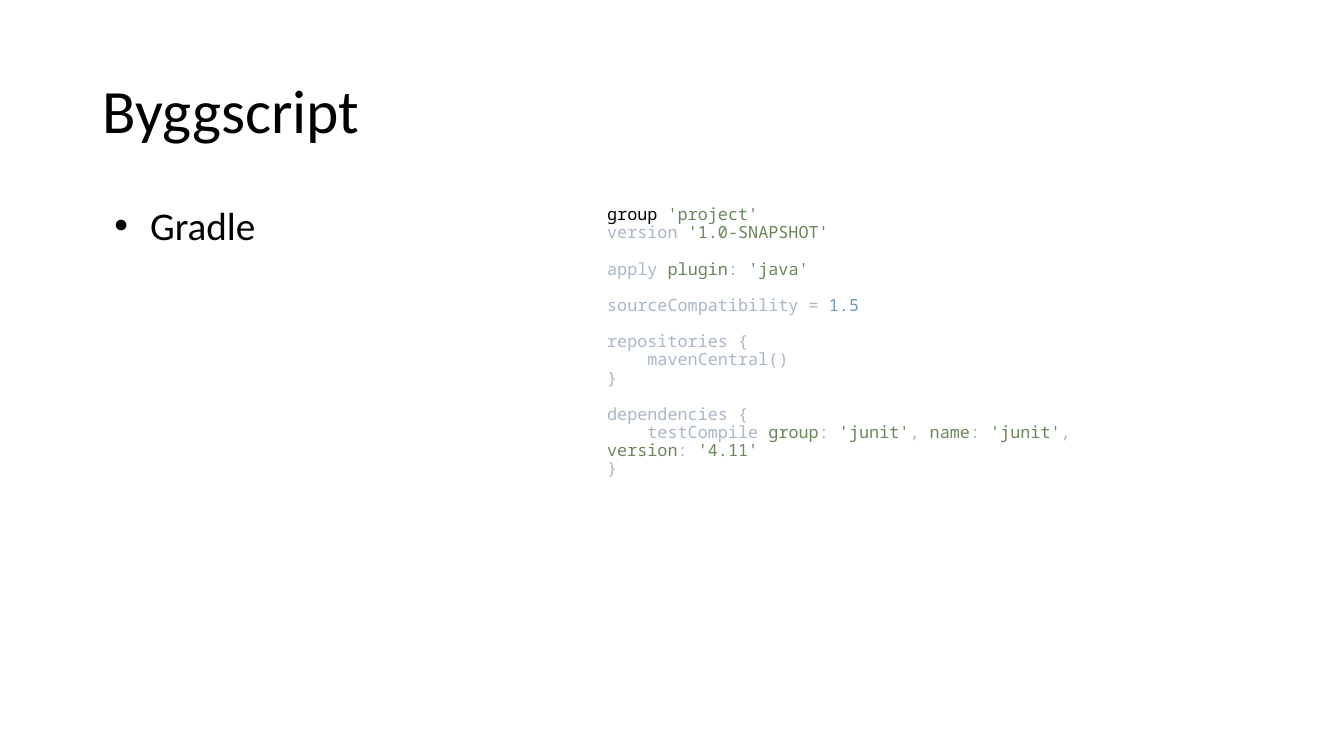
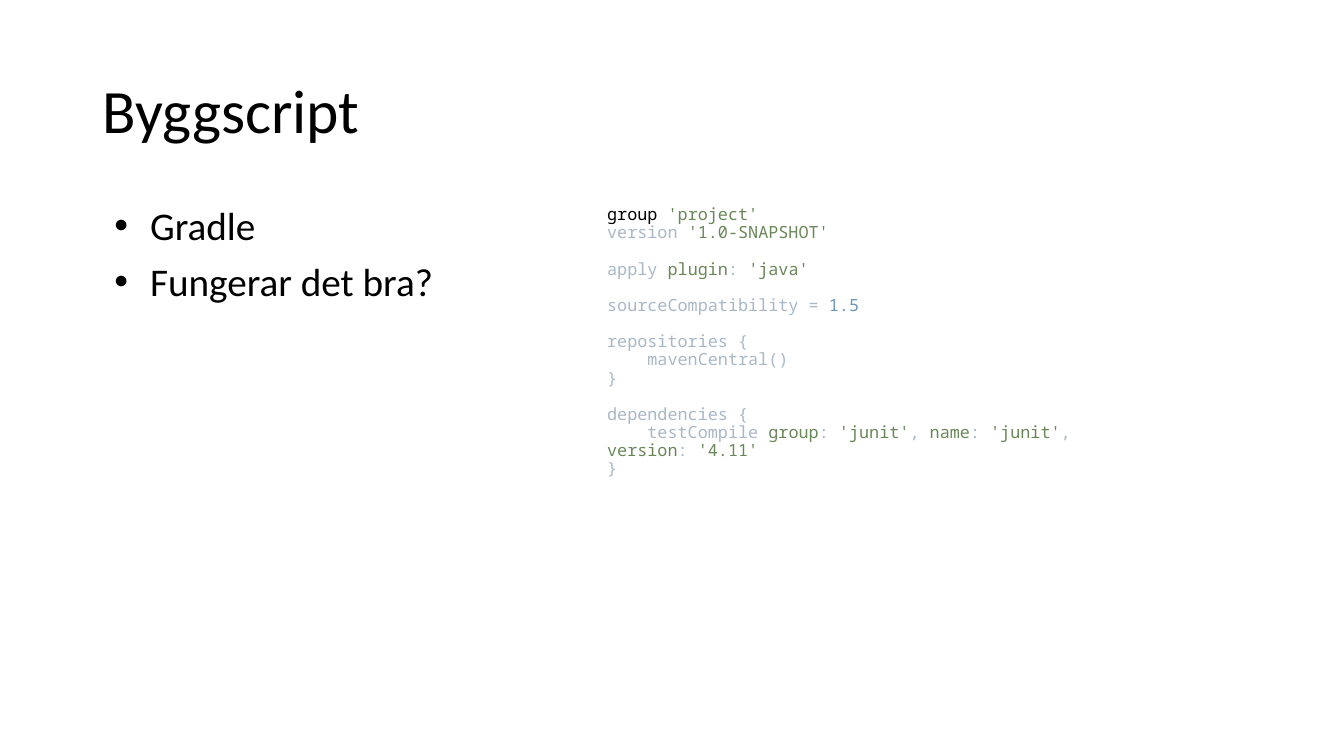
Before and after one commit to Pontussand/INTE2016Project, a slide deck: slide 4 of reports/red1.odp (slide 3 before the commit). Drawn at 1344x756 pixels with LibreOffice and Linux fonts; fonts in the diff are those of the drawing. Boxes give left, top, right and bottom in pixels: in the first picture for what was removed or moved away, otherwise in the second. Text is boxed around its words. In the diff, an @@ line names an element or a change of style, - is before the commit and + after.

```diff
--- a/reports/red1.odp
+++ b/reports/red1.odp
@@ text at box(150, 268, 433, 303): paragraph added @@
+• Fungerar det bra?
```
Also in this commit, not shown: 1 other slide changed, 1 slide added.
